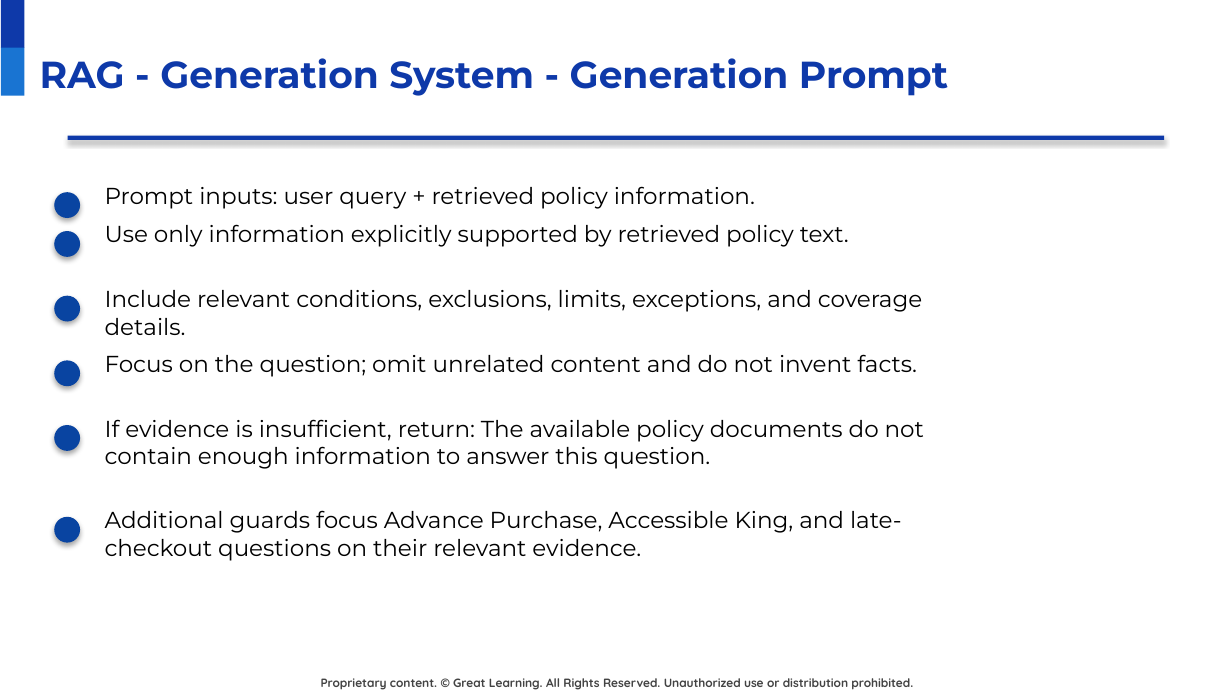
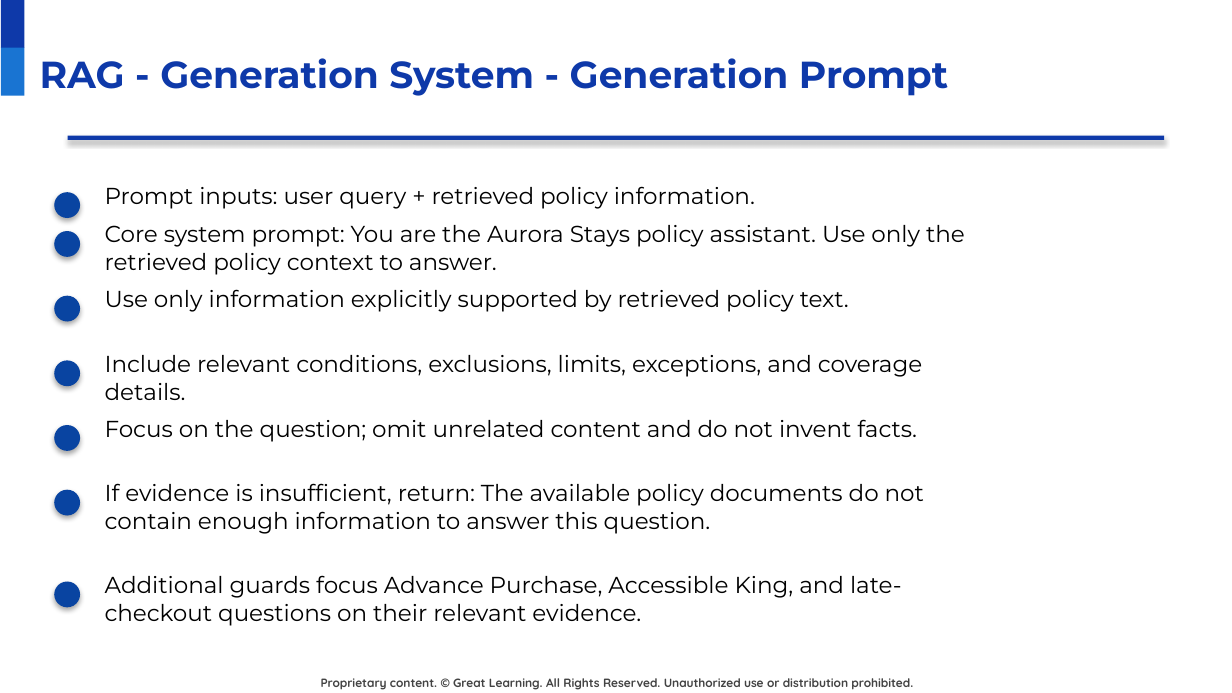
Before and after one commit to raovutukoor1/aurora-stay-qna, a slide deck: slide 12 of presentations/Aurora_Stays_RAG_Project_Presentation_Template_Style.pptx. Drawn at 1232x693 pixels with LibreOffice and Linux fonts; fonts in the diff are those of the drawing; background and template pictures are left out. Boxes give left, top, right and bottom in pixels: in the first picture for what was removed or moved away, otherwise in the second. Text is boxed around its words. In the diff, an @@ line names an element or a change of style, - is before the commit and + after.

```diff
--- a/presentations/Aurora_Stays_RAG_Project_Presentation_Template_Style.pptx
+++ b/presentations/Aurora_Stays_RAG_Project_Presentation_Template_Style.pptx
@@ text added at [105,225,965,275], 13.5 pt, text #000000 @@
+Core system prompt: You are the Aurora Stays policy assistant. Use only the retrieved policy context to answer.
@@ ellipse: place and size @@
-ellipse at [54,517,80,543]
+ellipse at [54,489,80,515]
@@ 5 texts: place and size @@
-5 texts at [105,224,924,561]
+5 texts at [105,289,924,626]
@@ ellipse added at [54,582,80,607], fill #0944A1 @@
```
Also in this commit, not shown: 6 other slides changed, 1 slide added, 1 slide removed, 2 other files.
